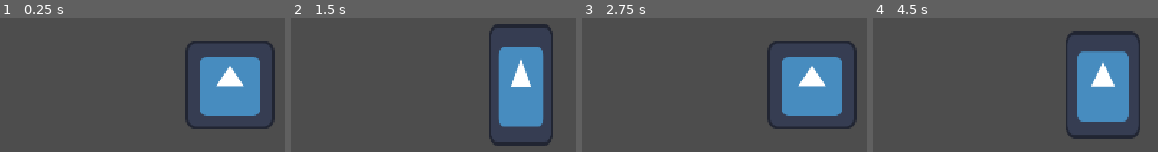
Above: before the commit, frames 1-4 (left to right).
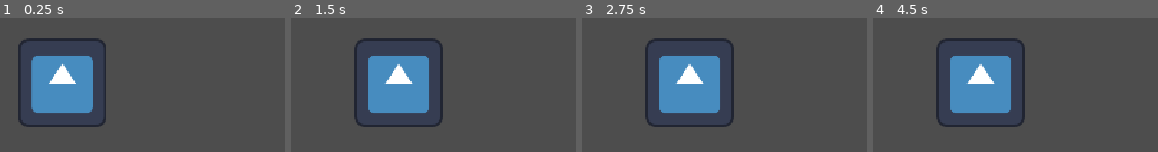
Above: after the commit, the same moments.

Repository: BirdOfAsh/SystemPrototyping
Game: Godot game, scene res://Effect Components/Scenes/effect_test_scene.tscn
Same seed, same stepped clock (60 frames per second), same inputs: the game is played once before the commit and once after it. The project has no main scene, so this scene is started directly. The engine's default icon, where the game draws it, is replaced by a stand-in: a white triangle on a blue panel in a dark square.
Inputs (mouse positions are in pixels of both pictures, inside the frame that each line leads up to):
- Up to frame 1 (0.25 s): no input
- Up to frame 2 (1.5 s): click (521, 85) at 0.52 s; click (521, 85) at 1.27 s
- Up to frame 3 (2.75 s): click (812, 85) at 2.02 s
- Up to frame 4 (4.5 s): tap Enter at 2.75, 4.25 s; move the mouse to (outside the picture) at 2.77 s; tap Space at 3.5 s; move the mouse to (944, 107) at 3.52 s; move the mouse to (outside the picture) at 4.27 s

The runs differ from the first frame. In frame 1, 23% of the frame differs, in the area x 6-97%, y 14-83%; in frame 2, 23%; in frame 3, 23%; in frame 4, 24%, in the area x 22-94%, y 9-91%.

Commit message:
some reformatting and cleanup

Diff:
--- a/Effect Components/Scenes/effect_test_scene.tscn
+++ b/Effect Components/Scenes/effect_test_scene.tscn
@@ -2,10 +2,12 @@
 
 [ext_resource type="Script" uid="uid://mbemlabsnfms" path="res://Effect Components/Scripts/Effects/button_effect.gd" id="2_en1hb"]
 [ext_resource type="Texture2D" uid="uid://dmq8bdbng4qog" path="res://icon.svg" id="2_p3a1m"]
+[ext_resource type="Script" uid="uid://cv1tqomq6d35i" path="res://Effect Components/Scripts/Effects/node2D_effect.gd" id="3_en1hb"]
 
 [node name="EffectTestScene" type="Node" unique_id=1437132771]
 
 [node name="Control" type="Control" parent="." unique_id=738570213]
+visible = false
 layout_mode = 3
 anchors_preset = 8
 anchor_left = 0.5
@@ -76,3 +78,14 @@
 ease_type = 2
 tween_duration = 0.2
 metadata/_custom_type_script = "uid://mbemlabsnfms"
+
+[node name="Sprite2D" type="Sprite2D" parent="." unique_id=1332281534]
+position = Vector2(313, 321)
+texture = ExtResource("2_p3a1m")
+
+[node name="Node2DEffect" type="Node" parent="Sprite2D" unique_id=2111377029 node_paths=PackedStringArray("affected_node")]
+script = ExtResource("3_en1hb")
+affected_node = NodePath("..")
+end_position = Vector2(400, inf)
+autostart = true
+metadata/_custom_type_script = "uid://cv1tqomq6d35i"
--- a/Effect Components/Scripts/Effects/control_node_effect.gd
+++ b/Effect Components/Scripts/Effects/control_node_effect.gd
@@ -19,11 +19,11 @@
 
 
 func do_tween() -> void:
-	do_transform_tween(affected_node)
+	_do_transform_tween(affected_node)
 
 
 func do_tween_backward(reset : bool = false) -> void:
-	do_transform_tween_backward(affected_node, reset)
+	_do_transform_tween_backward(affected_node, reset)
 
 
 ## Sets the original transform values to the [member affected_node]
--- a/Effect Components/Scripts/Effects/node2D_effect.gd
+++ b/Effect Components/Scripts/Effects/node2D_effect.gd
@@ -19,11 +19,11 @@
 
 
 func do_tween() -> void:
-	do_transform_tween(affected_node)
+	_do_transform_tween(affected_node)
 
 
 func do_tween_backward(reset : bool = false) -> void:
-	do_transform_tween_backward(affected_node, reset)
+	_do_transform_tween_backward(affected_node, reset)
 
 
 ## Sets the original transform values to the [member affected_node]
--- a/Effect Components/Scripts/Effects/tween_effect.gd
+++ b/Effect Components/Scripts/Effects/tween_effect.gd
@@ -26,21 +26,21 @@
 
 ## This function resets and creates a new tween with all given parameters:
 ## [member trans_type], [member ease_type].
-func reset_tween() -> void:
+func _reset_tween() -> void:
 	# If there is a current tween, abort it
 	if tween:
 		tween.kill()
 	# Setup the new tween
-	setup_tween()
+	_setup_tween()
 
 ## Creates the tween with the [member ease_type], [member trans_type] and
 ## allow for tweening to be done simultaneously
-func setup_tween() -> void:
+func _setup_tween() -> void:
 	tween = create_tween().set_ease(ease_type).set_trans(trans_type).set_parallel(true)
 
 
 ## Kill the [member tween] if a [member tween] exists
-func stop_tween() -> void:
+func _stop_tween() -> void:
 	if tween:
 		tween.kill()
 
--- a/Effect Components/Scripts/transform_effect.gd
+++ b/Effect Components/Scripts/transform_effect.gd
@@ -73,7 +73,7 @@
 @export var reset_on_completion : bool = false
 
 ## Execute transform tweens for the [param affected_node].
-func do_transform_tween(_affected_node : Node) -> void:
+func _do_transform_tween(_affected_node : Node) -> void:
 	# Return if there is no node
 	if !_affected_node:
 		printerr(self, "No node assigned to Node2D Effect")
@@ -81,7 +81,7 @@
 
 
 	# Create a new tween with given parameters
-	reset_tween()
+	_reset_tween()
 
 
 	# Set the current values from _affected_node
@@ -91,174 +91,140 @@
 	if loop:
 		tween.set_loops()
 
-	# Tween the positions if not default
-	if start_position.x != end_position.x:
-		tween.tween_property(
-			_affected_node,
-			"position:x",
-			end_position.x if end_position.x != INF else current_position.x,
-			tween_duration
-			).from(
-				start_position.x if start_position.x != INF else current_position.x
-				)
-	if start_position.y != end_position.y:
-		tween.tween_property(
-			_affected_node,
-			"position:y",
-			end_position.y if end_position.y != INF else current_position.y,
-			tween_duration
-			).from(
-				start_position.y if start_position.y != INF else current_position.y
-				)
-
-	# Tween the rotation if not default
-	if start_rotation != end_rotation:
-		tween.tween_property(
-			_affected_node,
-			"rotation_degrees",
-			end_rotation if end_rotation != INF else current_rotation,
-			tween_duration
-			).from(
-				start_rotation if start_rotation != INF else current_rotation
-				)
-
-	# Tween the scale if not default
-	if start_scale.x != end_scale.x:
-		tween.tween_property(
-			_affected_node,
-			"scale:x",
-			end_scale.x if end_scale.x != INF else current_scale.x,
-			tween_duration
-			).from(
-				start_scale.x if start_scale.x != INF else current_scale.x
-				)
-	if start_scale.y != end_scale.y:
-		tween.tween_property(
-			_affected_node,
-			"scale:y",
-			end_scale.y if end_scale.y != INF else current_scale.y,
-			tween_duration
-			).from(
-				start_scale.y if start_scale.y != INF else current_scale.y
-				)
-
-	# Tween modulate if start_modulate and end_modulate are not the same
-	if start_modulate != end_modulate:
-		tween.tween_property(
-			_affected_node,
-			"modulate",
-			end_modulate,
-			tween_duration
-		).from(
-			start_modulate
-		)
+
+	_tween_position(_affected_node)
+
+	_tween_rotation(_affected_node)
+
+	_tween_scale(_affected_node)
+
+	_tween_modulate(_affected_node)
+
 
 	if loop:
 		tween.chain()
 
-		do_transform_tween_backward(_affected_node)
+		_do_transform_tween_backward(_affected_node)
 
 	await tween.finished
 	if reset_on_completion and !loop:
-		reset_to_origin(_affected_node)
+		_reset_to_origin(_affected_node)
 
 ## Execute the do_tween function with start and end values reversed, meant to be used
 ## for looping. [br]
 ## Use [param reset] if used alone.
-func do_transform_tween_backward(_affected_node : Node, reset : bool = false) -> void:
+func _do_transform_tween_backward(_affected_node : Node, reset : bool = false) -> void:
 	# Reset if run only if the do_backwards is run alone
 	if reset:
-		setup_tween()
+		_setup_tween()
 
 	# Set the current values from _affected_node
 	set_current_values()
 
+	_tween_position(_affected_node, false)
+
+	_tween_rotation(_affected_node, false)
+
+	_tween_scale(_affected_node, false)
+
+	_tween_modulate(_affected_node, false)
+
+
+	await tween.finished
+	if reset_on_completion and !loop:
+		_reset_to_origin(_affected_node)
+
+
+func _reset_to_origin(_affected_node : Node) -> void:
+	_reset_tween()
+	tween.tween_property(
+			_affected_node,
+			"position",
+			original_position,
+			tween_duration
+			)
+	tween.tween_property(
+			_affected_node,
+			"rotation_degrees",
+			original_rotation,
+			tween_duration
+			)
+	tween.tween_property(
+			_affected_node,
+			"scale",
+			original_scale,
+			tween_duration
+			)
+
+
+func _tween_position(_affected_node : Node, forward : bool = true) -> void:
 	# Tween the positions if not default
 	if start_position.x != end_position.x:
 		tween.tween_property(
 			_affected_node,
 			"position:x",
-			start_position.x if start_position.x != INF else current_position.x,
-			tween_duration
-			).from(
-				end_position.x if end_position.x != INF else current_position.x
+			(end_position.x if end_position.x != INF else current_position.x) if forward else (start_position.x if start_position.x != INF else current_position.x),
+			tween_duration
+			).from(
+				(start_position.x if start_position.x != INF else current_position.x) if forward else (end_position.x if end_position.x != INF else current_position.x)
 				)
 	if start_position.y != end_position.y:
 		tween.tween_property(
 			_affected_node,
 			"position:y",
-			start_position.y if start_position.y != INF else current_position.y,
-			tween_duration
-			).from(
-				end_position.y if end_position.y != INF else current_position.y
-				)
-
+			(end_position.y if end_position.y != INF else current_position.y) if forward else (start_position.y if start_position.y != INF else current_position.y),
+			tween_duration
+			).from(
+				(start_position.y if start_position.y != INF else current_position.y) if forward else (end_position.y if end_position.y != INF else current_position.y)
+				)
+
+
+func _tween_rotation(_affected_node : Node, forward : bool = true) -> void:
 	# Tween the rotation if not default
 	if start_rotation != end_rotation:
 		tween.tween_property(
 			_affected_node,
 			"rotation_degrees",
-			start_rotation if start_rotation != INF else current_rotation,
-			tween_duration
-			).from(
-				end_rotation if end_rotation != INF else current_rotation
-				)
-
+			(end_rotation if end_rotation != INF else current_rotation) if forward else (start_rotation if start_rotation != INF else current_rotation),
+			tween_duration
+			).from(
+				(start_rotation if start_rotation != INF else current_rotation) if forward else (end_rotation if end_rotation != INF else current_rotation)
+				)
+
+
+func _tween_scale(_affected_node : Node, forward : bool = true) -> void:
 	# Tween the scale if not default
 	if start_scale.x != end_scale.x:
 		tween.tween_property(
 			_affected_node,
 			"scale:x",
-			start_scale.x if start_scale.x != INF else current_scale.x,
-			tween_duration
-			).from(
-				end_scale.x if end_scale.x != INF else current_scale.x
-				)
-	if start_scale.x != end_scale.y:
+			(end_scale.x if end_scale.x != INF else current_scale.x) if forward else (start_scale.x if start_scale.x != INF else current_scale.x),
+			tween_duration
+			).from(
+				(start_scale.x if start_scale.x != INF else current_scale.x) if forward else (end_scale.x if end_scale.x != INF else current_scale.x)
+				)
+	if start_scale.y != end_scale.y:
 		tween.tween_property(
 			_affected_node,
 			"scale:y",
-			start_scale.y if start_scale.y != INF else current_scale.y,
-			tween_duration
-			).from(
-				end_scale.y if end_scale.y != INF else current_scale.y
-				)
-
-	# Tween modulate if start_modulate and end_modulate are not the smae
+			(end_scale.y if end_scale.y != INF else current_scale.y) if forward else (start_scale.y if start_scale.y != INF else current_scale.y),
+			tween_duration
+			).from(
+				(start_scale.y if start_scale.y != INF else current_scale.y) if forward else (end_scale.y if end_scale.y != INF else current_scale.y)
+				)
+
+
+func _tween_modulate(_affected_node : Node, forward : bool = true) -> void:
+	# Tween modulate if start_modulate and end_modulate are not the same
 	if start_modulate != end_modulate:
 		tween.tween_property(
 			_affected_node,
 			"modulate",
-			start_modulate,
+			end_modulate if forward else start_modulate,
 			tween_duration
 		).from(
-			end_modulate
+			start_modulate if forward else end_modulate
 		)
-	await tween.finished
-	if reset_on_completion and !loop:
-		reset_to_origin(_affected_node)
-
-
-func reset_to_origin(_affected_node : Node) -> void:
-	reset_tween()
-	tween.tween_property(
-			_affected_node,
-			"position",
-			original_position,
-			tween_duration
-			)
-	tween.tween_property(
-			_affected_node,
-			"rotation_degrees",
-			original_rotation,
-			tween_duration
-			)
-	tween.tween_property(
-			_affected_node,
-			"scale",
-			original_scale,
-			tween_duration
-			)
 
 
 @abstract func set_original_values() -> void
--- a/project.godot
+++ b/project.godot
@@ -15,7 +15,7 @@
 [application]
 
 config/name="System Prototyping"
-config/features=PackedStringArray("4.6", "Forward Plus")
+config/features=PackedStringArray("4.7", "Forward Plus")
 config/icon="res://icon.svg"
 
 [display]
